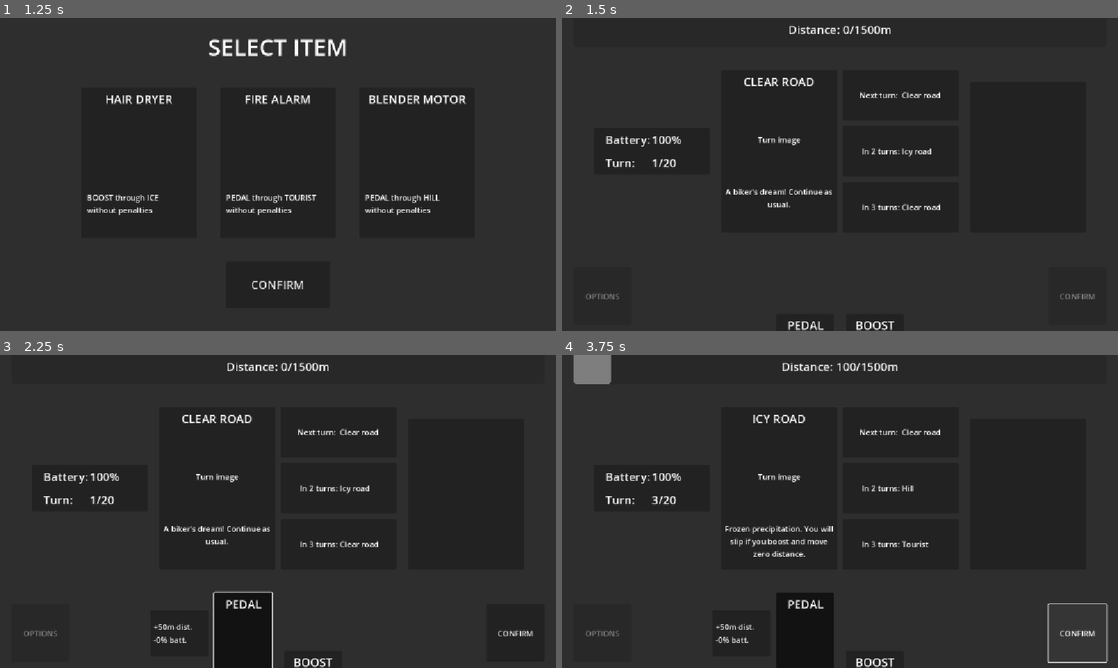
Above: before the commit, frames 1-4 (two rows, left to right).
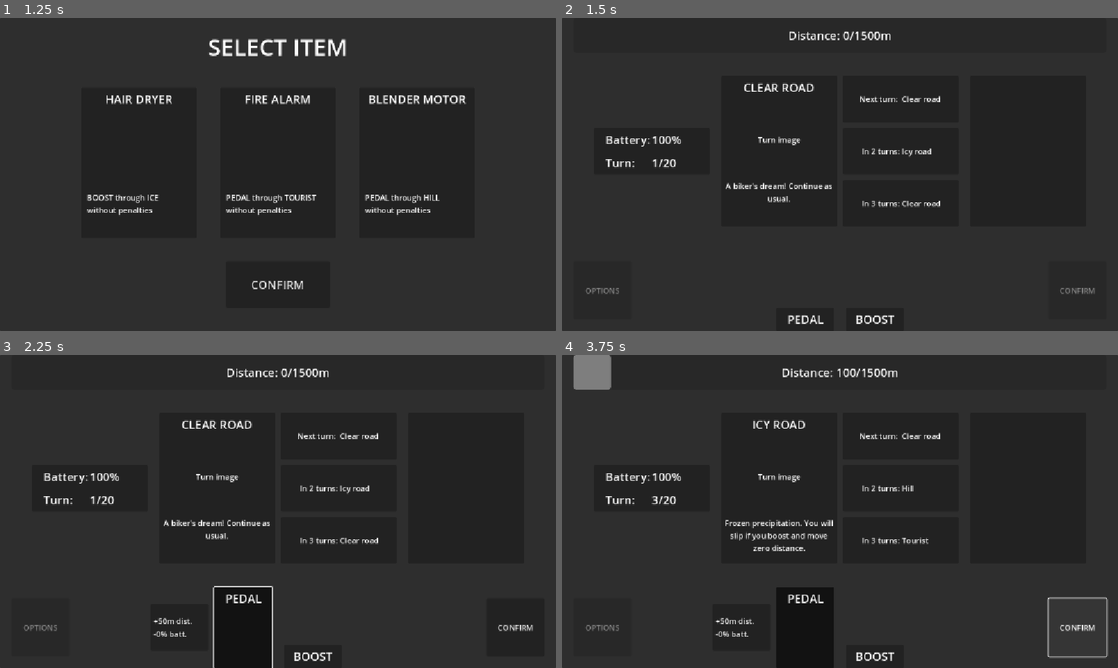
Above: after the commit, the same moments.

Repository: vmakoed/junk-cycle
Game: Godot game, scene res://scenes/main.tscn
The game is run twice, just before and just after one commit, with the same random seed, the same clock (stepped at 60 frames per second) and the same inputs.
Inputs:
- Up to frame 1 (1.25 s): click "START" at 0.5 s
- Up to frame 2 (1.5 s): click "CONFIRM" at 1.25 s
- Up to frame 3 (2.25 s): click "Pedal" at 2 s
- Up to frame 4 (3.75 s): click "CONFIRM" at 2.75 s; click "CONFIRM" at 3.5 s

Frame 1 is identical in both runs. In frame 2, 2.5% of the frame differs, in the area x 4-96%, y 2-100%; in frame 3, 3.0%; in frame 4, 3.8%, in the area x 2-99%, y 0-100%.

Commit message:
Separate toggleable card scene

Diff:
--- a/scenes/card.tscn
+++ b/scenes/card.tscn
@@ -1,77 +1,31 @@
-[gd_scene load_steps=7 format=3 uid="uid://2xi5ammjlwcd"]
+[gd_scene load_steps=3 format=3 uid="uid://2xi5ammjlwcd"]
 
 [ext_resource type="Script" uid="uid://c3fbl0kvvfx1r" path="res://scripts/card.gd" id="1_6u4wf"]
 [ext_resource type="Theme" uid="uid://djhjhws7mnh7r" path="res://resources/text_md.tres" id="1_d81rb"]
-[ext_resource type="Script" uid="uid://c2n33ikrsc5ta" path="res://scripts/toggleable.gd" id="3_ktuci"]
-
-[sub_resource type="Animation" id="Animation_ktuci"]
-resource_name = "toggle"
-length = 0.1
-tracks/0/type = "value"
-tracks/0/imported = false
-tracks/0/enabled = true
-tracks/0/path = NodePath("VBoxContainer/Control:custom_minimum_size")
-tracks/0/interp = 1
-tracks/0/loop_wrap = true
-tracks/0/keys = {
-"times": PackedFloat32Array(0, 0.1),
-"transitions": PackedFloat32Array(1, 1),
-"update": 0,
-"values": [Vector2(0, 24), Vector2(0, 0)]
-}
-
-[sub_resource type="Animation" id="Animation_kg30u"]
-length = 0.001
-tracks/0/type = "value"
-tracks/0/imported = false
-tracks/0/enabled = true
-tracks/0/path = NodePath("VBoxContainer/Control:custom_minimum_size")
-tracks/0/interp = 1
-tracks/0/loop_wrap = true
-tracks/0/keys = {
-"times": PackedFloat32Array(0),
-"transitions": PackedFloat32Array(1),
-"update": 0,
-"values": [Vector2(0, 24)]
-}
-
-[sub_resource type="AnimationLibrary" id="AnimationLibrary_sy11y"]
-_data = {
-&"RESET": SubResource("Animation_kg30u"),
-&"toggle": SubResource("Animation_ktuci")
-}
 
 [node name="Card" type="Control" node_paths=PackedStringArray("toggleable")]
-custom_minimum_size = Vector2(240, 336)
+custom_minimum_size = Vector2(240, 312)
 layout_mode = 3
 anchors_preset = 0
 offset_right = 240.0
-offset_bottom = 336.0
+offset_bottom = 312.0
 size_flags_vertical = 0
 script = ExtResource("1_6u4wf")
-toggleable = NodePath("Toggleable")
+toggleable = NodePath("")
 
-[node name="VBoxContainer" type="VBoxContainer" parent="."]
-layout_mode = 0
-offset_right = 240.0
-offset_bottom = 336.0
-size_flags_vertical = 0
-theme_override_constants/separation = 0
+[node name="PanelContainer" type="PanelContainer" parent="."]
+layout_mode = 1
+anchors_preset = 15
+anchor_right = 1.0
+anchor_bottom = 1.0
+grow_horizontal = 2
+grow_vertical = 2
+mouse_filter = 1
 
-[node name="Control" type="Control" parent="VBoxContainer"]
-custom_minimum_size = Vector2(0, 24)
+[node name="VBoxContainer" type="VBoxContainer" parent="PanelContainer"]
 layout_mode = 2
 
-[node name="PanelContainer" type="PanelContainer" parent="VBoxContainer"]
-layout_mode = 2
-mouse_filter = 1
-
-[node name="VBoxContainer" type="VBoxContainer" parent="VBoxContainer/PanelContainer"]
-custom_minimum_size = Vector2(0, 312)
-layout_mode = 2
-size_flags_vertical = 8
-
-[node name="Title" type="Label" parent="VBoxContainer/PanelContainer/VBoxContainer"]
+[node name="Title" type="Label" parent="PanelContainer/VBoxContainer"]
 unique_name_in_owner = true
 custom_minimum_size = Vector2(0, 48)
 layout_mode = 2
@@ -82,28 +36,19 @@
 vertical_alignment = 1
 uppercase = true
 
-[node name="Control" type="Control" parent="VBoxContainer/PanelContainer/VBoxContainer"]
+[node name="Control" type="Control" parent="PanelContainer/VBoxContainer"]
 layout_mode = 2
 size_flags_vertical = 3
 mouse_filter = 1
 
-[node name="MarginContainer" type="MarginContainer" parent="VBoxContainer/PanelContainer/VBoxContainer"]
+[node name="MarginContainer" type="MarginContainer" parent="PanelContainer/VBoxContainer"]
 layout_mode = 2
 theme_override_constants/margin_left = 12
 theme_override_constants/margin_right = 12
 
-[node name="Description" type="Label" parent="VBoxContainer/PanelContainer/VBoxContainer/MarginContainer"]
+[node name="Description" type="Label" parent="PanelContainer/VBoxContainer/MarginContainer"]
 unique_name_in_owner = true
 custom_minimum_size = Vector2(0, 96)
 layout_mode = 2
 text = "Card description"
 autowrap_mode = 3
-
-[node name="AnimationPlayer" type="AnimationPlayer" parent="."]
-unique_name_in_owner = true
-libraries = {
-&"": SubResource("AnimationLibrary_sy11y")
-}
-
-[node name="Toggleable" type="Node" parent="."]
-script = ExtResource("3_ktuci")
--- /dev/null
+++ b/scenes/toggleable_card.tscn
@@ -0,0 +1,76 @@
+[gd_scene load_steps=7 format=3 uid="uid://d4e213o8ns55t"]
+
+[ext_resource type="PackedScene" uid="uid://2xi5ammjlwcd" path="res://scenes/card.tscn" id="1_lnaep"]
+[ext_resource type="Script" uid="uid://dk70m77xkkngo" path="res://scripts/toggleable_card.gd" id="1_n2ip0"]
+[ext_resource type="Script" uid="uid://c2n33ikrsc5ta" path="res://scripts/toggleable.gd" id="2_n2ip0"]
+
+[sub_resource type="Animation" id="Animation_5trfq"]
+resource_name = "toggle"
+length = 0.1
+tracks/0/type = "value"
+tracks/0/imported = false
+tracks/0/enabled = true
+tracks/0/path = NodePath("VBoxContainer/Control:custom_minimum_size")
+tracks/0/interp = 1
+tracks/0/loop_wrap = true
+tracks/0/keys = {
+"times": PackedFloat32Array(0, 0.1),
+"transitions": PackedFloat32Array(1, 1),
+"update": 0,
+"values": [Vector2(0, 24), Vector2(0, 0)]
+}
+
+[sub_resource type="Animation" id="Animation_ystbl"]
+length = 0.001
+tracks/0/type = "value"
+tracks/0/imported = false
+tracks/0/enabled = true
+tracks/0/path = NodePath("VBoxContainer/Control:custom_minimum_size")
+tracks/0/interp = 1
+tracks/0/loop_wrap = true
+tracks/0/keys = {
+"times": PackedFloat32Array(0),
+"transitions": PackedFloat32Array(1),
+"update": 0,
+"values": [Vector2(0, 24)]
+}
+
+[sub_resource type="AnimationLibrary" id="AnimationLibrary_iuxhu"]
+_data = {
+&"RESET": SubResource("Animation_ystbl"),
+&"toggle": SubResource("Animation_5trfq")
+}
+
+[node name="ToggleableCard" type="Control" node_paths=PackedStringArray("toggleable")]
+custom_minimum_size = Vector2(240, 336)
+layout_mode = 3
+anchors_preset = 0
+offset_right = 240.0
+offset_bottom = 336.0
+script = ExtResource("1_n2ip0")
+toggleable = NodePath("Toggleable")
+
+[node name="VBoxContainer" type="VBoxContainer" parent="."]
+layout_mode = 0
+offset_right = 240.0
+offset_bottom = 336.0
+size_flags_vertical = 0
+theme_override_constants/separation = 0
+
+[node name="Control" type="Control" parent="VBoxContainer"]
+custom_minimum_size = Vector2(0, 24)
+layout_mode = 2
+
+[node name="Card" parent="VBoxContainer" instance=ExtResource("1_lnaep")]
+unique_name_in_owner = true
+layout_mode = 2
+mouse_filter = 1
+
+[node name="Toggleable" type="Node" parent="."]
+script = ExtResource("2_n2ip0")
+
+[node name="AnimationPlayer" type="AnimationPlayer" parent="."]
+unique_name_in_owner = true
+libraries = {
+&"": SubResource("AnimationLibrary_iuxhu")
+}
--- a/scripts/card.gd
+++ b/scripts/card.gd
@@ -4,32 +4,16 @@
 
 @export var title_text: String
 @export var description_text: String
-@export var toggleable: Toggleable
 
 
 @onready var title: Label = %Title
 @onready var description: Label = %Description
-@onready var animation_player = %AnimationPlayer
 
 
 func _ready() -> void:
 	refresh()
 
 
-func _gui_input(event: InputEvent) -> void:
-	if event is InputEventMouseButton:
-		if event.button_index == MOUSE_BUTTON_LEFT and event.pressed:
-			toggleable.toggle_requested.emit()
-
-
-func on_toggled() -> void:
-	animation_player.play("toggle")
-
-
-func on_untoggled() -> void:
-	animation_player.play_backwards("toggle")
-
-
 func refresh() -> void:
 	title.text = title_text
 	description.text = description_text
--- a/scripts/main.gd
+++ b/scripts/main.gd
@@ -257,12 +257,12 @@
 
 func _setup_cards() -> void:
 	for item in Item.values():
-		var scene := load("res://scenes/card.tscn")
-		var node := scene.instantiate() as Card
+		var scene := load("res://scenes/toggleable_card.tscn")
+		var node := scene.instantiate() as ToggleableCard
 		items_container.add_child(node)
-		node.title_text = ITEM_TITLES[item]
-		node.description_text = ITEM_DESCRIPTIONS[item]
-		node.refresh()
+		node.card.title_text = ITEM_TITLES[item]
+		node.card.description_text = ITEM_DESCRIPTIONS[item]
+		node.card.refresh()
 
 
 func _setup_card_selection_events() -> void:
@@ -298,8 +298,6 @@
 
 
 func _refresh_selected_item_card() -> void:
-	print(selected_item)
-	print(ITEM_DESCRIPTIONS)
 	selected_item_card.title_text = ITEM_TITLES[selected_item]
 	selected_item_card.description_text = ITEM_DESCRIPTIONS[selected_item]
 	selected_item_card.refresh()
@@ -376,7 +374,7 @@
 	_resolve_turn(selected_action)
 
 
-func _on_item_selection_changed(item: Card) -> void:
+func _on_item_selection_changed(item: ToggleableCard) -> void:
 	selected_item = Item[Item.keys()[item.get_index()]]
 
 
--- a/scripts/toggle_container.gd
+++ b/scripts/toggle_container.gd
@@ -7,7 +7,6 @@
 var toggled_child: Node
 
 
-# Called when the node enters the scene tree for the first time.
 func _ready() -> void:
 	child_entered_tree.connect(_setup_toggle_signals)
 
--- /dev/null
+++ b/scripts/toggleable_card.gd
@@ -0,0 +1,23 @@
+extends Control
+class_name ToggleableCard
+
+
+@export var toggleable: Toggleable
+
+
+@onready var animation_player = %AnimationPlayer
+@onready var card = %Card
+
+
+func _gui_input(event: InputEvent) -> void:
+	if event is InputEventMouseButton:
+		if event.button_index == MOUSE_BUTTON_LEFT and event.pressed:
+			toggleable.toggle_requested.emit()
+
+
+func on_toggled() -> void:
+	animation_player.play("toggle")
+
+
+func on_untoggled() -> void:
+	animation_player.play_backwards("toggle")
Not shown, added: scripts/toggleable_card.gd.uid
